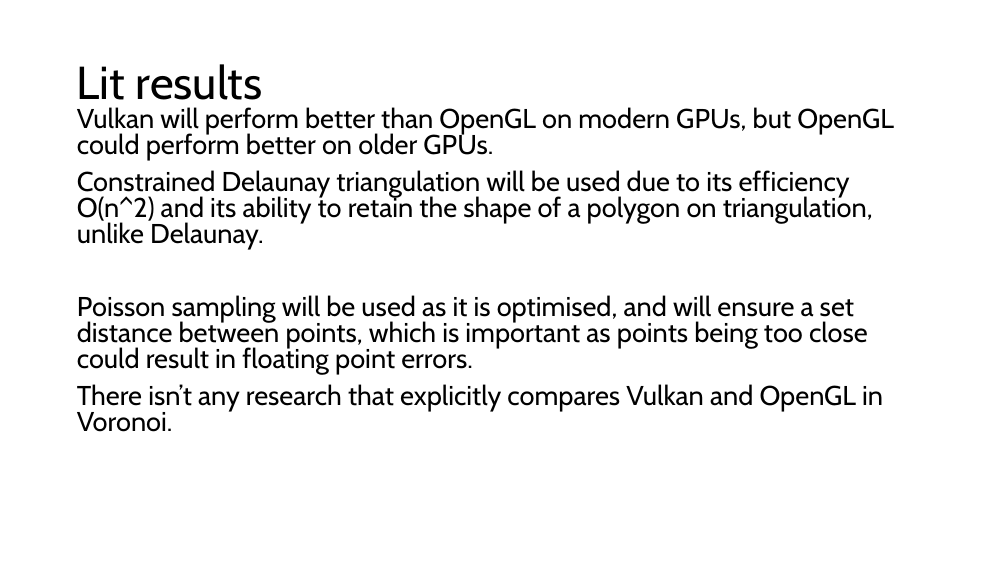
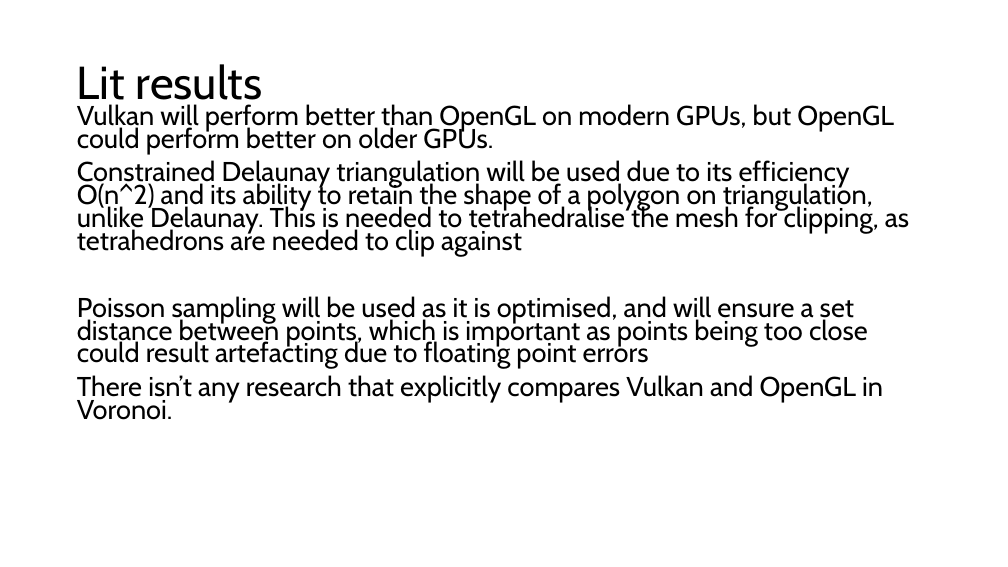
Before and after one commit to SamLGameDev/SamsEngine, a slide deck: slide 6 of Disertation/Proposal Presentation.pptx (slide 9 before the commit). Drawn at 1008x567 pixels with LibreOffice and Linux fonts; fonts in the diff are those of the drawing. Boxes give left, top, right and bottom in pixels: in the first picture for what was removed or moved away, otherwise in the second. Text is boxed around its words. In the diff, an @@ line names an element or a change of style, - is before the commit and + after.

```diff
--- a/Disertation/Proposal Presentation.pptx
+++ b/Disertation/Proposal Presentation.pptx
@@ text at (x1=77, y1=104, x2=894, y2=420): line spacing 0.8 to 0.7 @@
@@ text at (x1=77, y1=160, x2=909, y2=369): text changed @@
-Constrained Delaunay triangulation will be used due to its efficiency O(n^2) and its ability to retain the shape of a polygon on triangulation, unlike Delaunay.
-Poisson sampling will be used as it is optimised, and will ensure a set distance between points, which is important as points being too close could result in floating point errors.
+Constrained Delaunay triangulation will be used due to its efficiency O(n^2) and its ability to retain the shape of a polygon on triangulation, unlike Delaunay. This is needed to tetrahedralise the mesh for clipping, as tetrahedrons are needed to clip against
+Poisson sampling will be used as it is optimised, and will ensure a set distance between points, which is important as points being too close could result artefacting due to floating point errors
```
Also in this commit, not shown: 8 other slides changed, 15 slides added, 3 slides removed, 1 other file.
